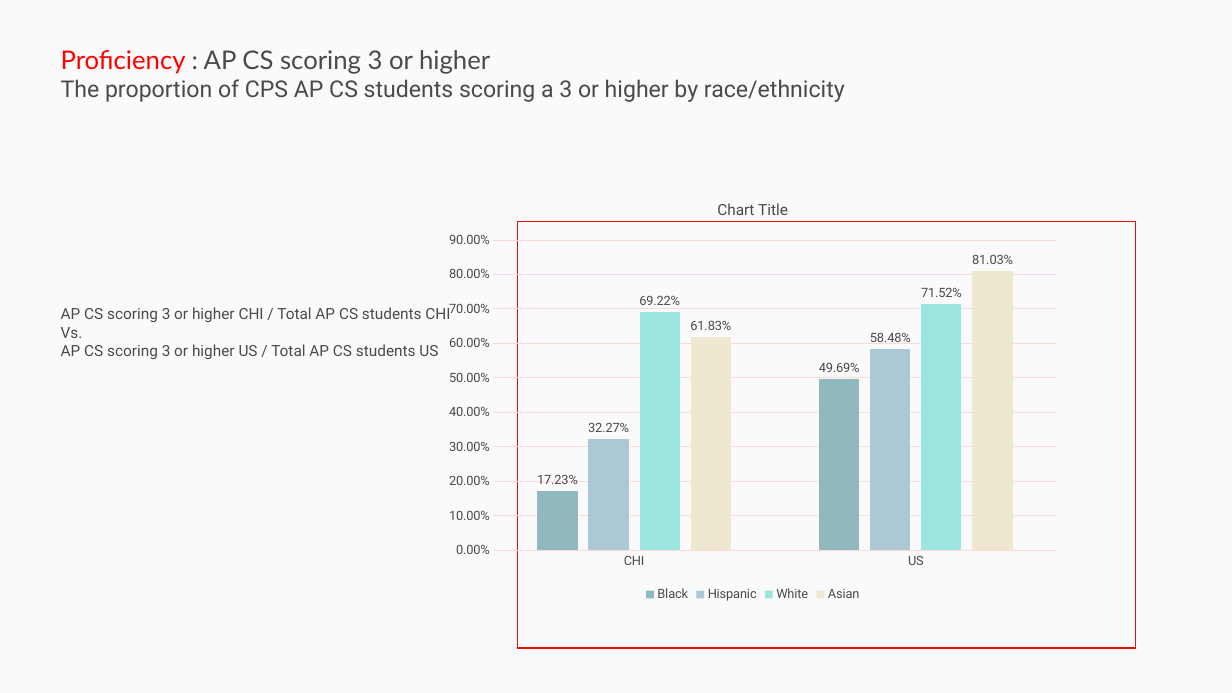
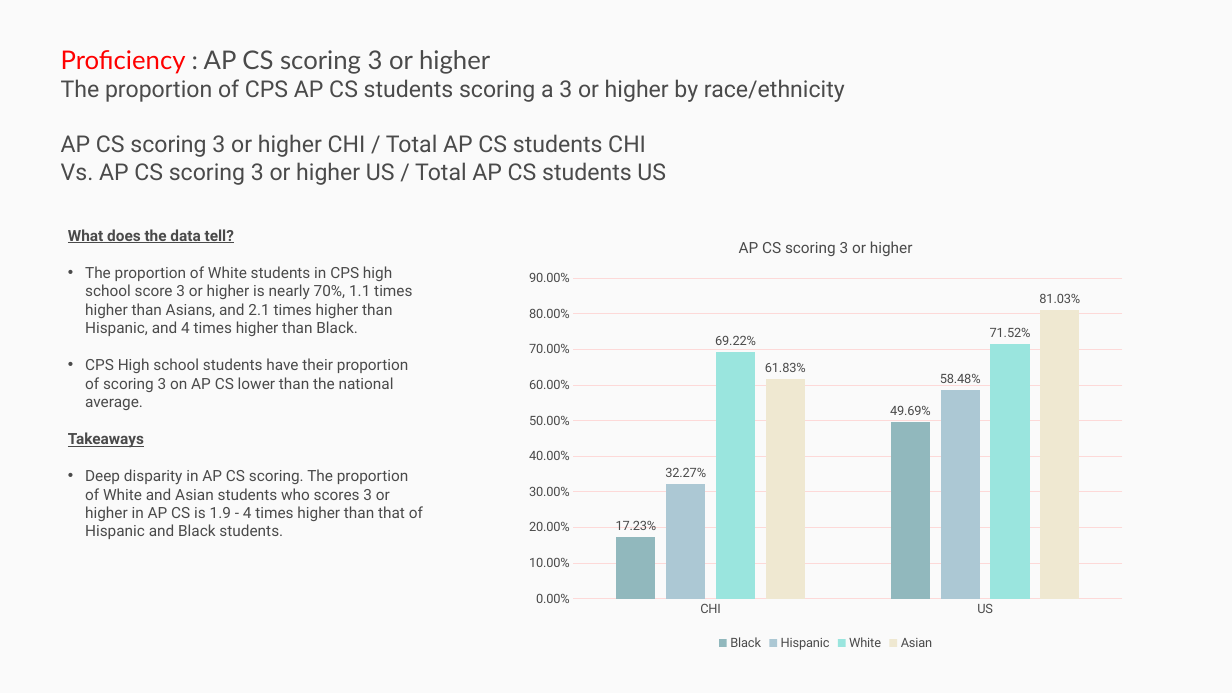
Before and after one commit to p33chicago/P33-DEI-dashboard-project, a slide deck: slide 14 of docs/Deep diving plots.pptx. Drawn at 1232x693 pixels with LibreOffice and Linux fonts; fonts in the diff are those of the drawing. Boxes give left, top, right and bottom in pixels: in the first picture for what was removed or moved away, otherwise in the second. Text is boxed around its words. In the diff, an @@ line names an element or a change of style, - is before the commit and + after.

```diff
--- a/docs/Deep diving plots.pptx
+++ b/docs/Deep diving plots.pptx
@@ rectangle removed at [0,0,1232,693] @@
@@ text at [61,134,666,185]: paragraphs added @@
+AP CS scoring 3 or higher CHI / Total AP CS students CHI
+Vs. AP CS scoring 3 or higher US / Total AP CS students US
@@ text added at [68,229,423,539], 12 pt, text #4A4A4A @@
+What does the data tell?
+• The proportion of White students in CPS high school score 3 or higher is nearly 70%, 1.1 times higher than Asians, and 2.1 times higher than Hispanic, and 4 times higher than Black.
+• CPS High school students have their proportion of scoring 3 on AP CS lower than the national average.
+Takeaways
+• Deep disparity in AP CS scoring. The proportion of White and Asian students who scores 3 or higher in AP CS is 1.9 - 4 times higher than that of Hispanic and Black students.
@@ column chart at [517,221,1135,653] @@
@@ title "AP CS scoring 3 or higher " added @@
@@ column chart: place and size @@
-column chart at [436,183,1069,605]
+column chart at [517,221,1135,653]
@@ rectangle removed at [518,222,1135,649] @@
@@ text removed at [61,307,450,359] @@
-AP CS scoring 3 or higher CHI / Total AP CS students CHI
-Vs.
-AP CS scoring 3 or higher US / Total AP CS students US
```
Also in this commit, not shown: 16 other slides changed, 1 slide removed, 1 other file.
